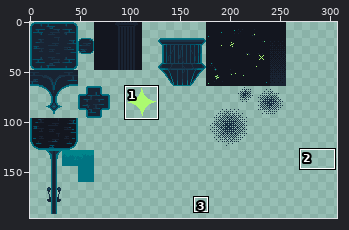
Two states of a sprite sheet, assets/sprites/terrain.png. Above: a wide view before the commit, with the close-up outlined.
Close-up. Old version:
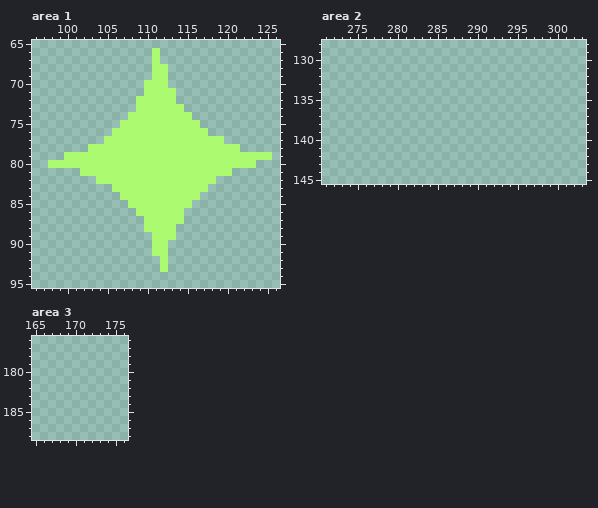
The file is 336x208 pixels. Shown: area 1: x 96..126, y 65..95; area 2: x 271..303, y 128..145; area 3: x 165..176, y 176..188. The wide view leaves out empty margins. The commit also changed other parts of the picture, which this record leaves out.
The result:
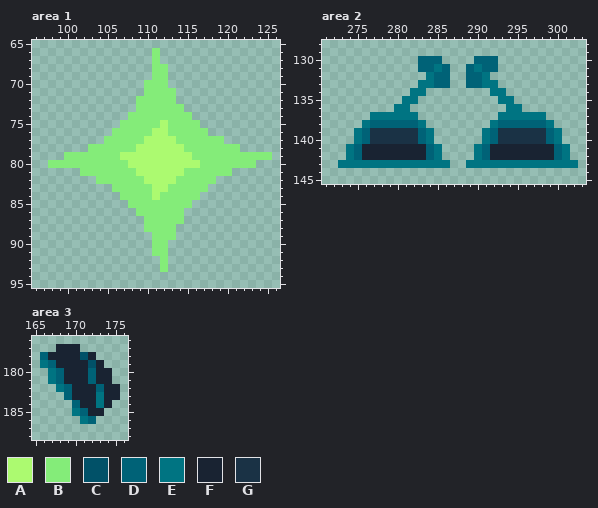
Palette (. is transparent): A #acfa70  B #84ec79  C #015168  D #006277  E #007482  F #192332  G #1a3245
Diff:
Area 1:
y 66..67: x 111 A -> B
y 68..69: x 111..112 AA -> BB
y 70: x 110..112 AAA -> BBB
y 71: x 110..113 AAAA -> BBBB
y 72: x 109..113 AAAAA -> BBBBB
y 73: x 109..114 AAAAAA -> BBBBBB
y 74: x 108..115 AAAAAAAA -> BBBBBBBB
y 75: x 107..111 AAAAA -> BBBBB; x 113..116 AAAA -> BBBB
y 76: x 106..110 AAAAA -> BBBBB; x 113..117 AAAAA -> BBBBB
y 77: x 105..109 AAAAA -> BBBBB; x 114..119 AAAAAA -> BBBBBB
y 78: x 103..108 AAAAAA -> BBBBBB; x 115..121 AAAAAAA -> BBBBBBB
y 79: x 100..106 AAAAAAA -> BBBBBBB; x 116..125 AAAAAAAAAA -> BBBBBBBBBB
y 80: x 98..107 AAAAAAAAAA -> BBBBBBBBBB; x 117..123 AAAAAAA -> BBBBBBB
y 81: x 102..108 AAAAAAA -> BBBBBBB; x 115..120 AAAAAA -> BBBBBB
y 82: x 104..109 AAAAAA -> BBBBBB; x 114..118 AAAAA -> BBBBB
y 83: x 106..110 AAAAA -> BBBBB; x 113..117 AAAAA -> BBBBB
y 84: x 107..110 AAAA -> BBBB; x 112..116 AAAAA -> BBBBB
y 85: x 108..115 AAAAAAAA -> BBBBBBBB
y 86: x 109..114 AAAAAA -> BBBBBB
y 87: x 110..114 AAAAA -> BBBBB
y 88: x 110..113 AAAA -> BBBB
y 89: x 111..113 AAA -> BBB
y 90..91: x 111..112 AA -> BB
y 92..93: x 112 A -> B
Area 2:
y 130: x 283..285 ... -> DDD; x 290..292 ... -> DDD
y 131: x 283..286 .... -> DDED; x 289..292 .... -> DEDD
y 132: x 284..286 ... -> EDD; x 289..291 ... -> DDE
y 133: x 283..286 .... -> EEDD; x 289..292 .... -> DDEE
y 134: x 282..283 .. -> EE; x 292..293 .. -> EE
y 135: x 281..282 .. -> EE; x 293..294 .. -> EE
y 136: x 280..281 .. -> EE; x 294..295 .. -> EE
y 137: x 277..282 ...... -> EEEEEE; x 293..298 ...... -> EEEEEE
y 138: x 276..283 ........ -> EDDDDDDE; x 292..299 ........ -> EDDDDDDE
y 139..140: x 275..284 .......... -> EDGGGGGGDE; x 291..300 .......... -> EDGGGGGGDE
y 141..142: x 274..285 ............ -> EDFFFFFFFFDE; x 290..301 ............ -> EDFFFFFFFFDE
y 143: x 273..286 .............. -> EEEEEEEEEEEEEE; x 289..302 .............. -> EEEEEEEEEEEEEE
Area 3:
y 177: x 168..170 ... -> FFF
y 178: x 166..172 ....... -> DFFFFCF
y 179: x 166..173 ........ -> EDFFFFCF
y 180..181: x 167..174 ........ -> EDFFFDFF
y 182: x 168..175 ........ -> EDFFFDFF
y 183: x 169..175 ....... -> DFFFEFF
y 184: x 170..174 ..... -> DFFEF
y 185: x 170..173 .... -> EDFF
y 186: x 171..172 .. -> ED
Pixel boxes of the changes (left, top, right, bottom) in both close-ups:
changed: (48, 48, 272, 272)
added: (338, 56, 578, 168)
added: (40, 344, 120, 424)
